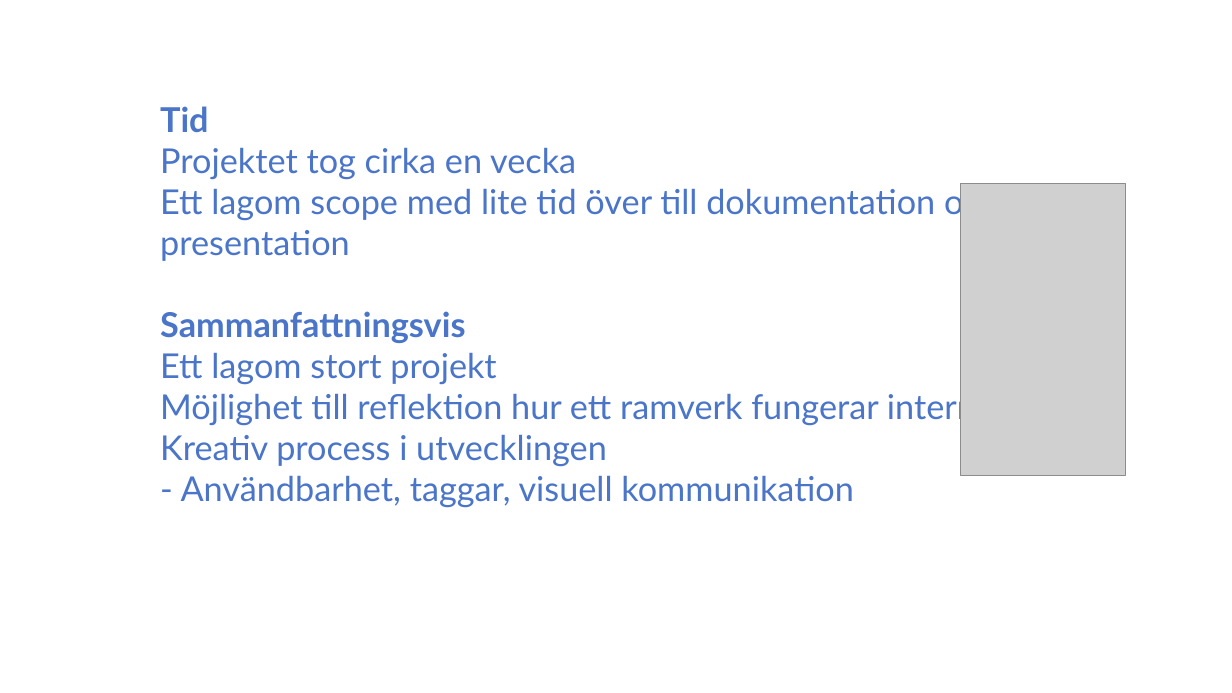
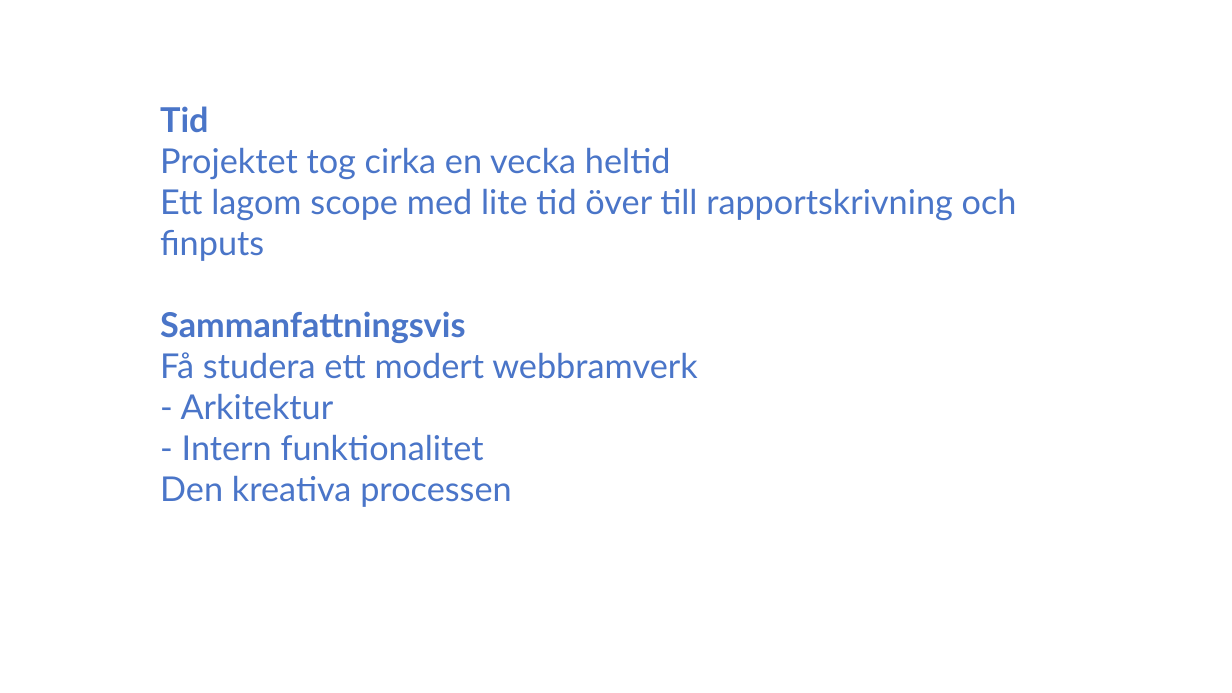
Before and after one commit to pereriksson/taskist, a slide deck: slide 8 of doc/Redovisning.pptx. Drawn at 1232x693 pixels with LibreOffice and Linux fonts; fonts in the diff are those of the drawing; grey boxes stand for pictures. Boxes give left, top, right and bottom in pixels: in the first picture for what was removed or moved away, otherwise in the second. Text is boxed around its words. In the diff, an @@ line names an element or a change of style, - is before the commit and + after.

```diff
--- a/doc/Redovisning.pptx
+++ b/doc/Redovisning.pptx
@@ text at bbox=[160, 148, 1017, 261]: text changed @@
-● Projektet tog cirka en vecka
-● Ett lagom scope med lite tid över till dokumentation och presentation
+● Projektet tog cirka en vecka heltid
+● Ett lagom scope med lite tid över till rapportskrivning och finputs
@@ picture removed at bbox=[960, 184, 1125, 476] @@
@@ text at bbox=[160, 352, 697, 507]: text changed @@
-● Ett lagom stort projekt
-● Möjlighet till reflektion hur ett ramverk fungerar internt
-● Kreativ process i utvecklingen
-● - Användbarhet, taggar, visuell kommunikation
+● Få studera ett modert webbramverk
+● - Arkitektur
+● - Intern funktionalitet
+● Den kreativa processen
```
Also in this commit, not shown: 9 other slides changed.
